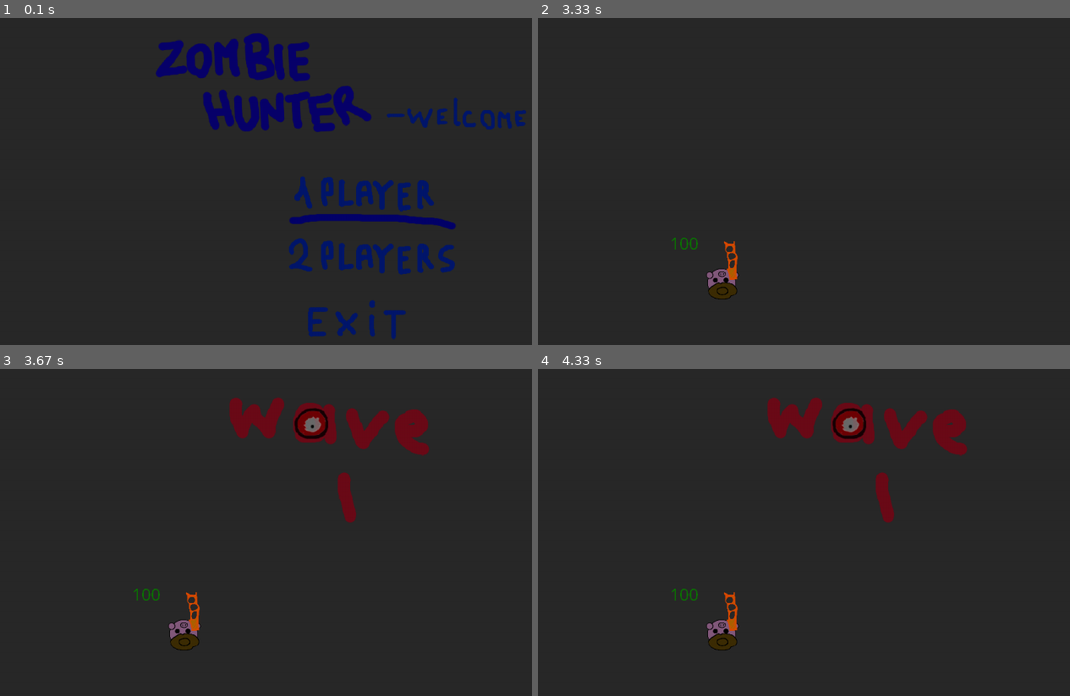
Above: before the commit, frames 1-4 (two rows, left to right).
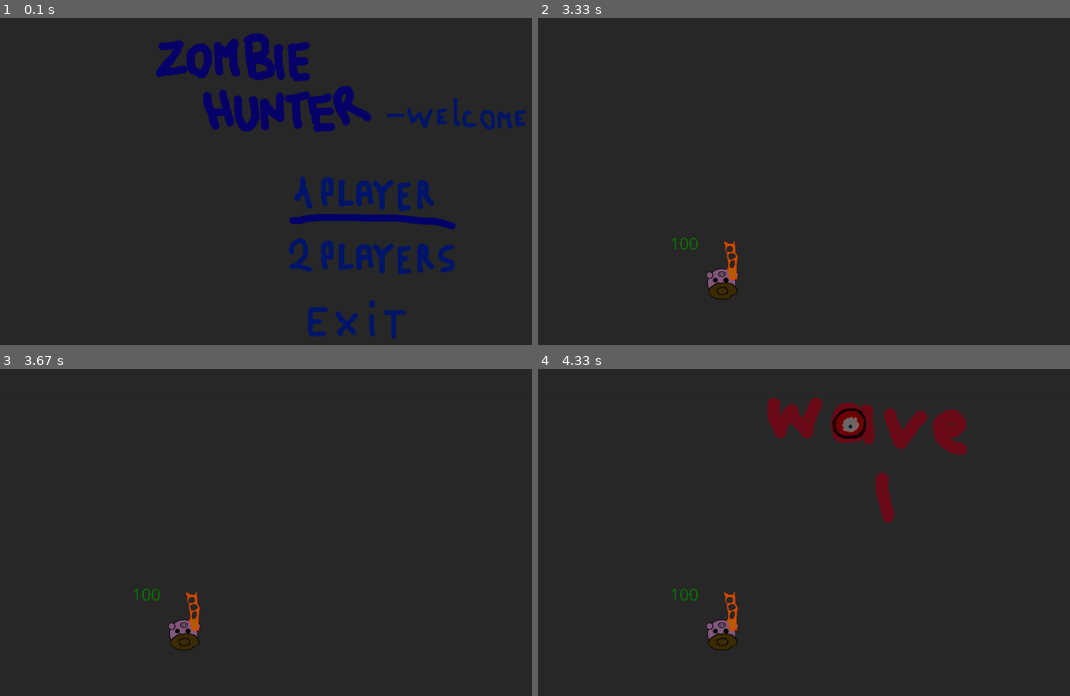
Above: after the commit, the same moments.

Repository: fbouquet42/zombiehunter
Game: pygame game, started from main.py
The game is run twice, just before and just after one commit, with the same random seed, the same clock (stepped at 60 frames per second) and the same inputs.
Inputs:
- Up to frame 1 (0.1 s): no input
- Up to frame 2 (3.33 s): tap R at 1.83 s
- Up to frame 3 (3.67 s): no input
- Up to frame 4 (4.33 s): no input

Frames 1-2 are identical in both runs. In frame 3, 3.2% of the frame differs, in the area x 43-81%, y 8-48%; in frame 4, nothing differs.

Commit message:
update weapons

Diff:
--- a/lib/bullets/devil_explosion.py
+++ b/lib/bullets/devil_explosion.py
@@ -8,7 +8,7 @@
     lifetime = 25
     attack = 2
     from_player = True
-    name = "explosion"
+    name = "devil_explosion"
 
     @classmethod
     def build_class(cls, env, player):
@@ -19,7 +19,7 @@
 
     def __init__(self, x, y, direction):
         super().__init__(x, y, direction)
-        self.hitbox = set_hitbox_bullet(self.env, self, 0.88)
+        self.hitbox = set_hitbox_bullet(self.env, self, 0.66)
 
     def _target_hitted(self):
         for player in self.env.players:
--- a/lib/bullets/devil_tooth.py
+++ b/lib/bullets/devil_tooth.py
@@ -4,7 +4,7 @@
 
 class   DevilTooth(DefaultBullet):
     rapidity = 46
-    attack=10
+    attack=15
     from_player = True
     name = "devil_tooth"
 
--- a/lib/bullets/tooth.py
+++ b/lib/bullets/tooth.py
@@ -4,7 +4,7 @@
 
 class   Tooth(DefaultBullet):
     rapidity = 42
-    attack=10
+    attack=15
     from_player = True
     name = "tooth"
 
--- a/lib/weapons/abaddon.py
+++ b/lib/weapons/abaddon.py
@@ -5,8 +5,8 @@
     first = 16
     second = 23
     third = 27
-    big = 88
-    explodes = 119
+    big = 56
+    explodes = 72
 
     def __init__(self, env, player):
         self.tools = env.mod.tools
--- a/lib/weapons/aguni.py
+++ b/lib/weapons/aguni.py
@@ -10,7 +10,7 @@
         self.player = player
         self.dimensions = player.dimensions
 
-        self.delay = 9
+        self.delay = 8
         self.cooldown = 0
         self.fury = 0
         self.player_lives = player.lives
Binary file changed: img/bullets/devil_ball.png
Binary file changed: img/bullets/devil_ball_night.png
Binary file added: img/bullets/devil_explosion.png
